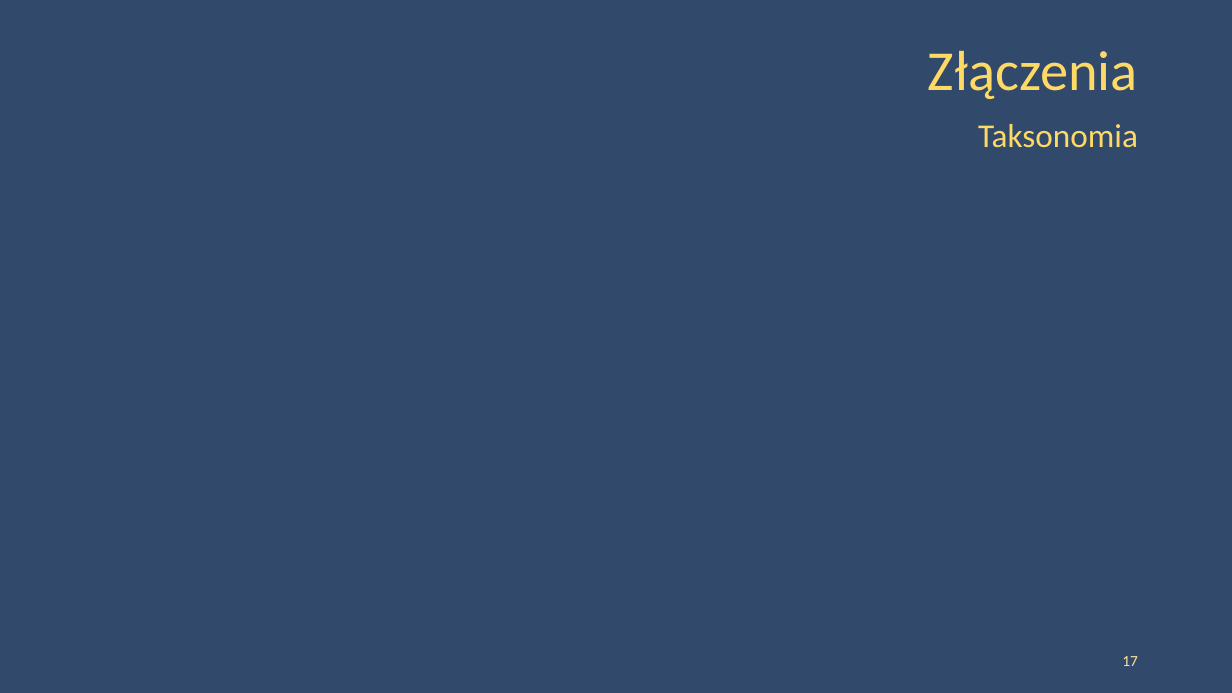
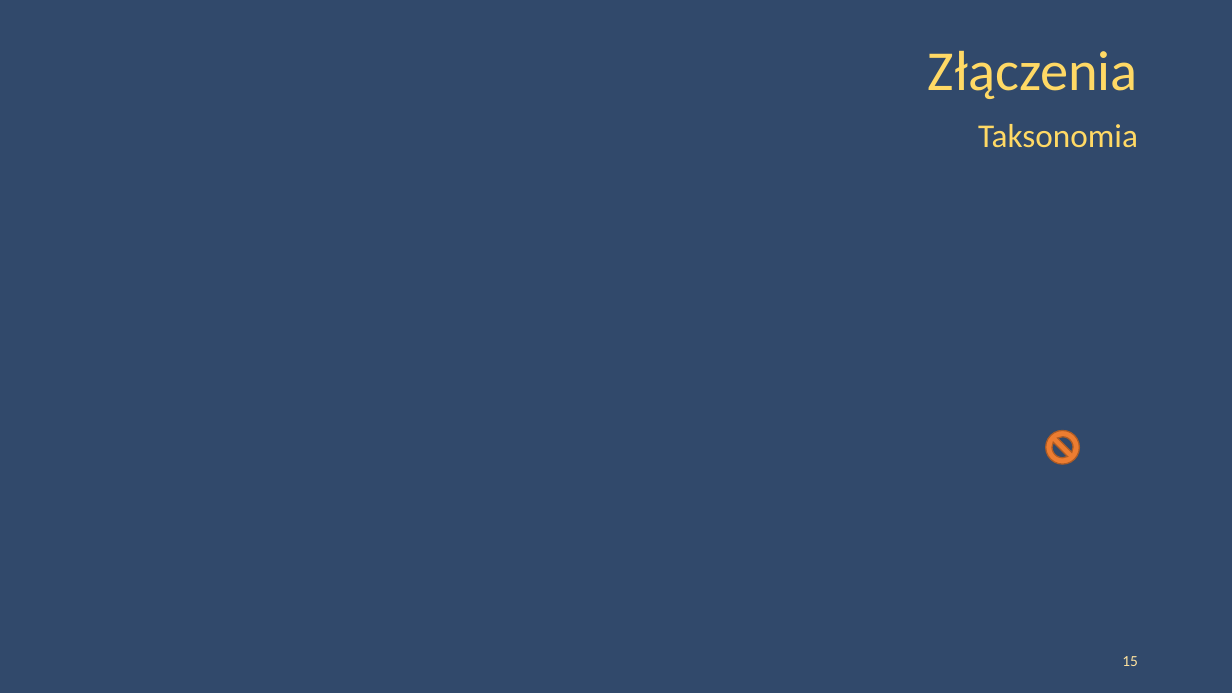
Before and after one commit to peczwy/DbConf2015, a slide deck: slide 15 of DbConf - Złączenia w modelu MapReduce - Lite.pptx (slide 17 before the commit). Drawn at 1232x693 pixels with LibreOffice and Linux fonts; fonts in the diff are those of the drawing; background and template pictures are left out. Boxes give left, top, right and bottom in pixels: in the first picture for what was removed or moved away, otherwise in the second. Text is boxed around its words. In the diff, an @@ line names an element or a change of style, - is before the commit and + after.

```diff
--- a/DbConf - Złączenia w modelu MapReduce - Lite.pptx
+++ b/DbConf - Złączenia w modelu MapReduce - Lite.pptx
@@ no-entry sign added at [1046, 431, 1080, 464], fill #ED7D31, outline #AF5C24 1 pt @@
@@ page number at [1122, 656, 1138, 666]: text changed @@
-17
+15
```
Also in this commit, not shown: 3 other slides changed, 8 slides removed, 1 other file.
